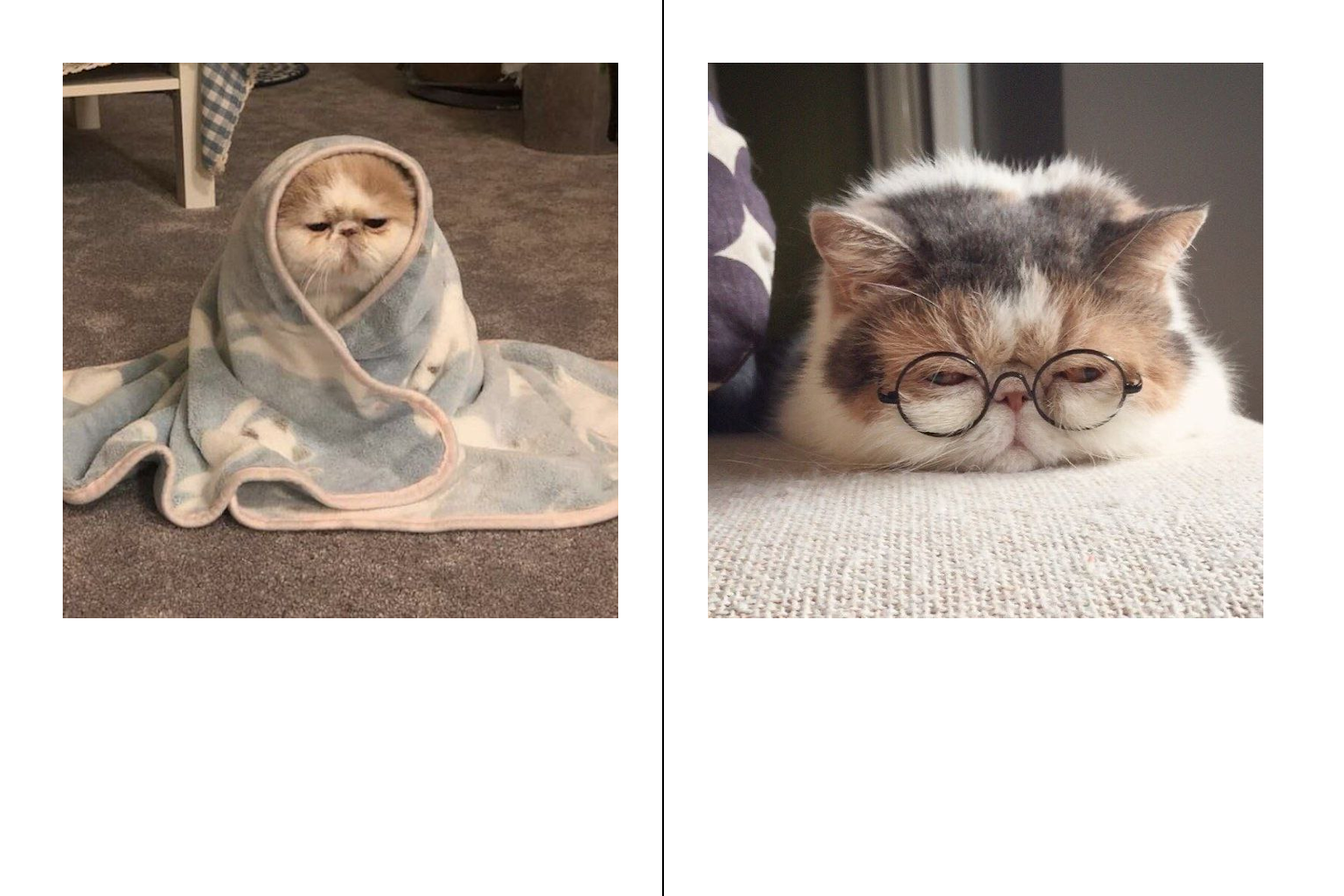
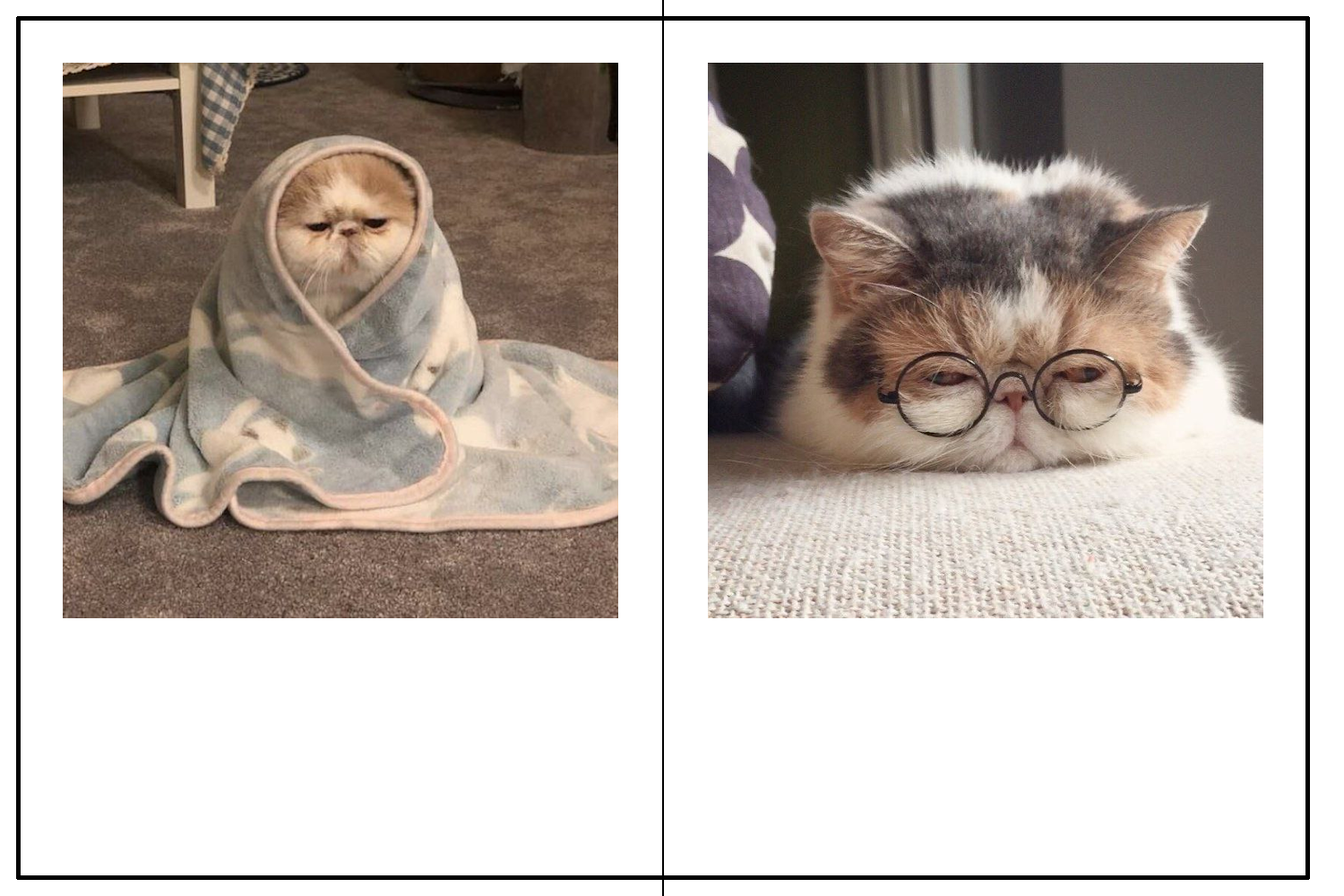
Comparing the layer stacks of the two 1344px x 896px images. Changes:
painted on "Layer #1" over [16,16,1310,880]
